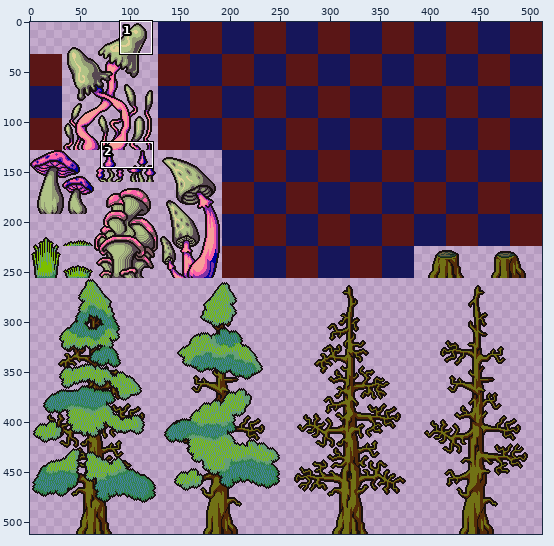
File history of a sprite sheet, ENTROPY/Graphics/Tilesets/Wilderness4.png. The first picture is a wide view before the edit; the outline marks the close-up.
Close-up. Before the commit:
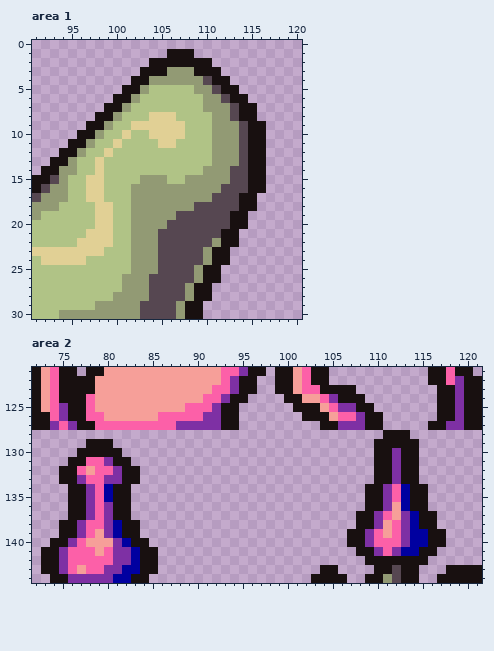
The file is 512x512 pixels. Shown: area 1: x 91..120, y 0..30; area 2: x 72..121, y 121..144. The commit also changed other parts of the picture, which this record leaves out.
After the commit:
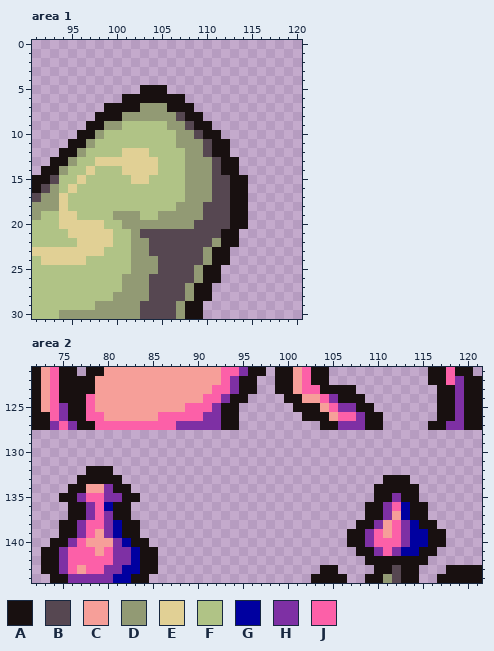
Palette (. is transparent): A #181010  B #564751  C #f69f99  D #929a74  E #e1d095  F #b0c386  G #0000a0  H #7e30a4  J #fc60a8
Diff:
Changed rows in their new state; - is an unchanged pixel.
Area 1:
first column x 94:
 1 ------------...--------
 2 ----------.......------
 3 ---------.........-----
 4 --------...........----
 5 -------..AAA........---
 6 ------.-AAAAAA.......--
 7 -------AADDDAAA.......-
 8 ------ADDDDDDBAA......-
 9 ------D-FFFFDDBAA......
10 -------F--FFFDDBAA.....
11 ------F----FFDDDBAA....
12 -----F-EEE----DDBAA....
13 -----EEEEEE---DDDBAA...
14 -F-EF--EEEE---DD-BAA...
15 F-EFF---EEFF-----BBAA..
16 FE-FF---FFFFFF---B-AA..
17 E--FF---FFFFFF-----A-.-
18 E---FF--FFFFF--D---A-.-
19 EE--FFDD-FF--DDD-------
20 EEEE-F-D----DDD--------
21 -EE------BB------------
22 ----------B------------
23 ----------B------------
Area 2:
first column x 75:
128 ------------------------------------...---
129 ---...-----------------------------.....--
130 --.....----------------------------.....--
131 -.......---------------------------.....--
132 ...AAA...--------------------------.....--
133 ..AAAAA..--------------------------.-A-.--
134 ---CCH----------------------------.-AAA-.-
135 A-HJ-HH-A-------------------------.-AHA-.-
136 -----G-------------------------------J----
137 ---------------------------------.-AH-GA-.
Boxes around the changes in both close-ups, in picture pixels (x1, y1, x2, y2):
changed: (59, 49, 266, 256)
changed: (356, 430, 437, 520)
changed: (59, 439, 140, 511)
